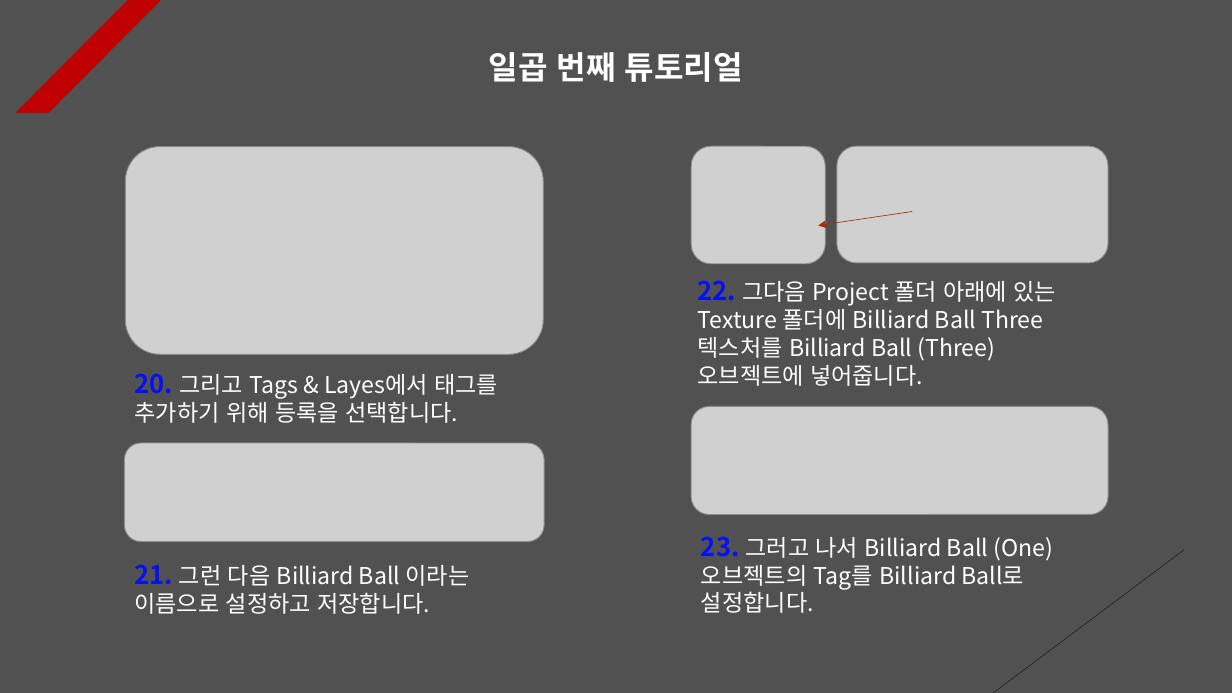
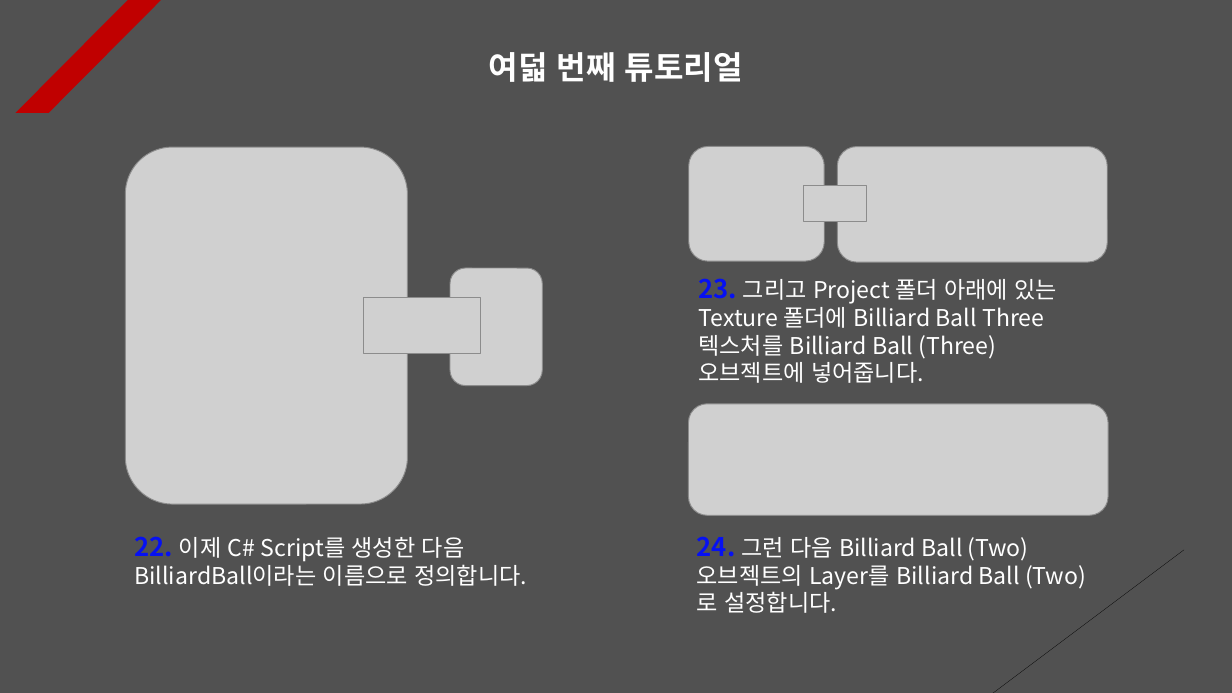
Before and after one commit to Unity2033/3D-UnityEngine, a slide deck: slide 8 of Assets/Physics/PPT Data/Physics Example.pptx (slide 7 before the commit). Drawn at 1232x693 pixels with LibreOffice and Linux fonts; fonts in the diff are those of the drawing; grey boxes stand for pictures. Boxes give left, top, right and bottom in pixels: in the first picture for what was removed or moved away, otherwise in the second. Text is boxed around its words. In the diff, an @@ line names an element or a change of style, - is before the commit and + after.

```diff
--- a/Assets/Physics/PPT Data/Physics Example.pptx
+++ b/Assets/Physics/PPT Data/Physics Example.pptx
@@ text at (x1=489, y1=52, x2=743, y2=82): text changed @@
-일곱 번째 튜토리얼
+여덟 번째 튜토리얼
@@ picture removed at (x1=126, y1=147, x2=543, y2=355) @@
@@ picture added at (x1=126, y1=147, x2=408, y2=504) @@
@@ picture added at (x1=803, y1=185, x2=867, y2=221) @@
@@ arrow removed from (912, 212) to (818, 226) @@
@@ picture added at (x1=450, y1=268, x2=543, y2=385) @@
@@ picture added at (x1=364, y1=298, x2=482, y2=353) @@
@@ text at (x1=698, y1=278, x2=1057, y2=383): text changed @@
-22. 그다음 Project 폴더 아래에 있는 Texture 폴더에 Billiard Ball Three 텍스처를 Billiard Ball (Three) 오브젝트에 넣어줍니다.
+23. 그리고 Project 폴더 아래에 있는 Texture 폴더에 Billiard Ball Three 텍스처를 Billiard Ball (Three) 오브젝트에 넣어줍니다.
@@ text removed at (x1=135, y1=373, x2=498, y2=423) @@
-20. 그리고 Tags & Layes에서 태그를 추가하기 위해 등록을 선택합니다.
@@ picture removed at (x1=125, y1=443, x2=544, y2=542) @@
@@ text at (x1=134, y1=536, x2=527, y2=586): text changed @@
-21. 그런 다음 Billiard Ball 이라는 이름으로 설정하고 저장합니다.
+22. 이제 C# Script를 생성한 다음 BilliardBall이라는 이름으로 정의합니다.
@@ text at (x1=697, y1=536, x2=1086, y2=613): text changed @@
-23. 그러고 나서 Billiard Ball (One) 오브젝트의 Tag를 Billiard Ball로 설정합니다.
+24. 그런 다음 Billiard Ball (Two) 오브젝트의 Layer를 Billiard Ball (Two)로 설정합니다.
```
Also in this commit, not shown: 13 other slides changed, 2 slides added, 22 other files.
